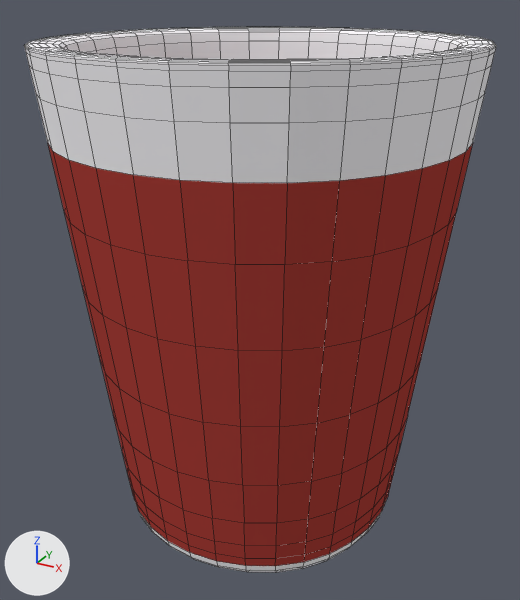
Renders of the Blender file Models/Environment/CupRed/cup.blend from each side of a commit.
The view is the same before and after, from a camera (50 mm lens) standing at (2.04, -3.73, 2.33) and looking at (0.0, -0.02, 0.48). Arrows for +X, +Y and +Z are at lower left; the lights stay in place. Mesh edges are drawn as thin lines.
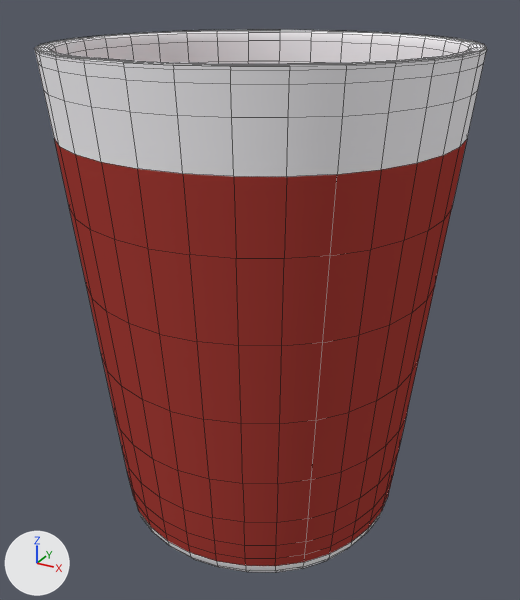
Commit message: smoothed out the cups so they look pretty.

Diff of the bpy script that builds the scene:
```diff
--- a/Models/Environment/CupRed/cup.blend.py
+++ b/Models/Environment/CupRed/cup.blend.py
@@ me_cube @@
 # used by ob_cube; location = (0.0, 0.0, 0.0)
-me_cube.from_pydata(...)  # 74 vertices, 72 faces; spans x -1.36..1.36, y -1.4..1.4, z -1.0..2.05
+me_cube.from_pydata(...)  # 74 vertices, 72 faces; spans x -1.31..1.31, y -1.35..1.35, z -1.0..2.03
+# me_cube part 1: 48 of 74 vertices moved; they spanned x -1.36..1.36, y -1.4..1.4, z -0.66..2.05 and now span x -1.31..1.31, y -1.35..1.35, z -0.66..2.03; mean shift (0.0, 0.0, 0.0); largest move (0.61, 0.61, -0.66) -> (0.73, 0.73, -0.66)
 me_cube.materials.append(mat_material)
```

What differs and where, as boxes [x1, y1, x2, y2] in the pictures (520 x 600 px; the box of a moved part takes in the faces that stretch with it):
'Cube', reshaped: before [24, 27, 496, 573]; after [34, 30, 487, 573]
part 1 of me_cube, moved or reshaped: before [24, 27, 496, 486]; after [34, 30, 487, 484]
